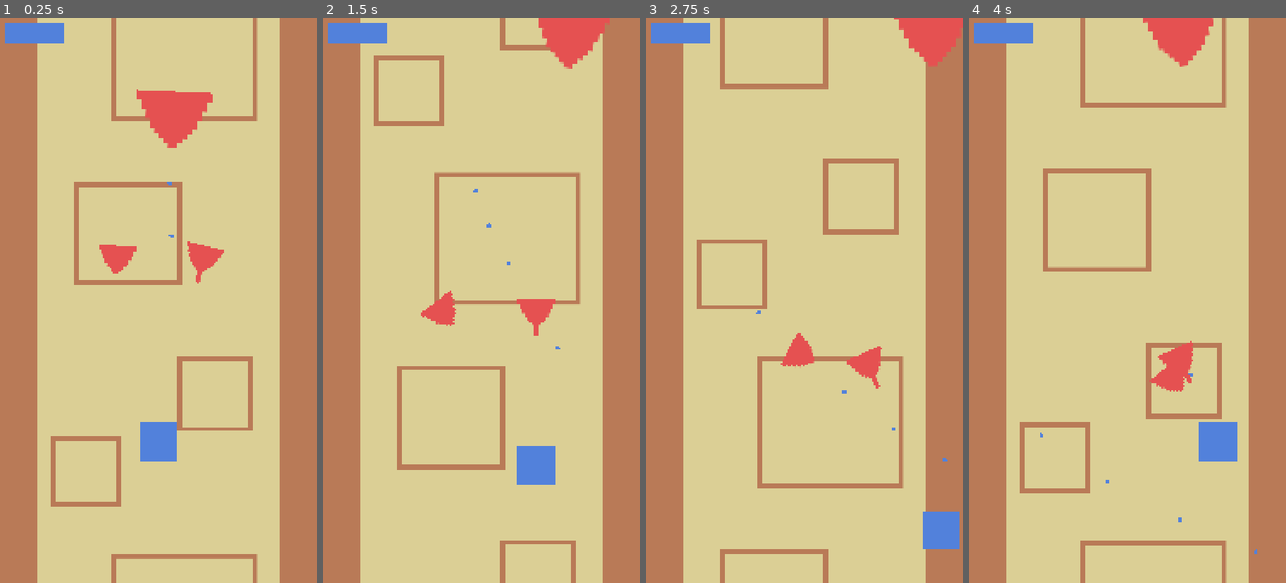
Above: before the commit, frames 1-4 (left to right).
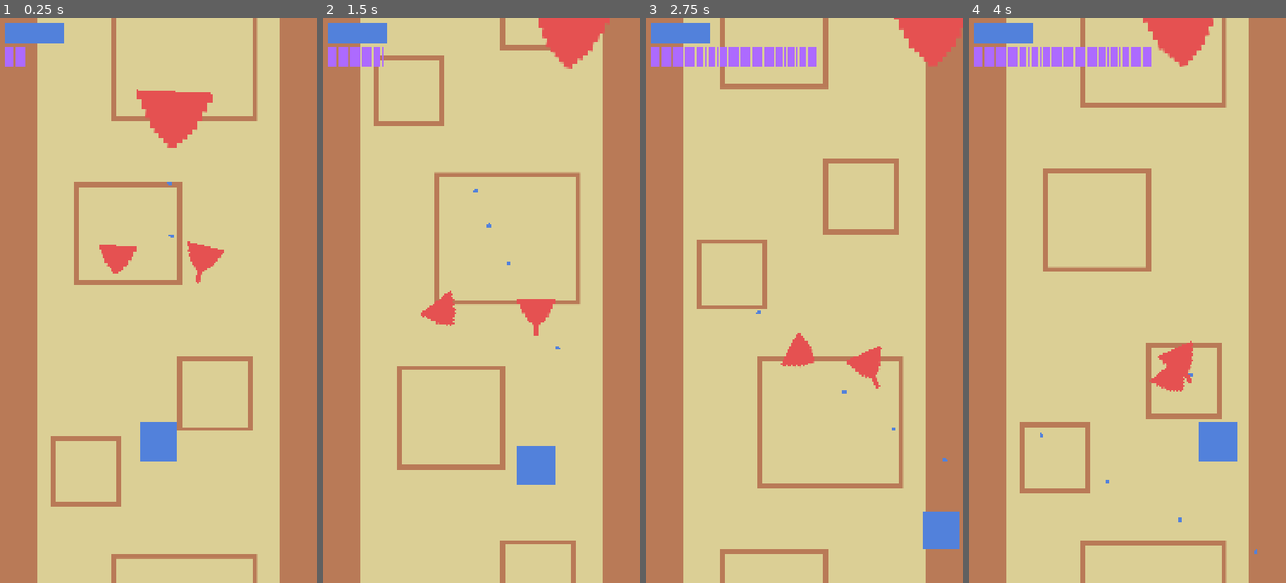
Above: after the commit, the same moments.

Repository: cormacoshaughnessey-maker/PanthersArcade
Game: Godot game, scene res://Scenes/game.tscn
Same seed, same stepped clock (60 frames per second), same inputs: the game is played once before the commit and once after it.
Inputs:
- Up to frame 1 (0.25 s): no input
- Up to frame 2 (1.5 s): hold Right (right) 0.53-1.28 s; hold Space (rewind) 0.53-1.28 s; hold Down (down) from 1.28 s (still down); tap Space (rewind) at 1.35 s
- Up to frame 3 (2.75 s): release Down (down) at 2.03 s; hold Right (right) from 2.03 s (still down); hold Space (rewind) from 2.03 s (still down)
- Up to frame 4 (4 s): release Right (right) at 2.78 s; release Space (rewind) at 2.78 s; hold Up (up) 2.78-3.53 s; tap Space (rewind) at 2.85 s; hold Left (left) from 3.53 s (still down); hold Space (rewind) from 3.53 s (still down)

The runs differ from the first frame. In frame 1, 0.2% of the frame differs, in the area x 1-8%, y 5-9%; in frame 2, 0.5%; in frame 3, 1.5%; in frame 4, 1.6%, in the area x 1-58%, y 5-9%.

Commit message:
Rewind UI
Added the rewinding UI, and reorganized much of the UI variable naming

Diff:
--- a/panthers-arcade-game/Scenes/game.tscn
+++ b/panthers-arcade-game/Scenes/game.tscn
@@ -3,17 +3,22 @@
 [ext_resource type="Script" uid="uid://ckublskq5hvs" path="res://Scripts/game.gd" id="1_ebmjs"]
 [ext_resource type="PackedScene" uid="uid://ca1svep8rjsyl" path="res://Scenes/player.tscn" id="2_qxrlw"]
 [ext_resource type="PackedScene" uid="uid://clsccskxsea5v" path="res://Scenes/background.tscn" id="2_wrm1d"]
+[ext_resource type="PackedScene" uid="uid://c0482jq0w4hj8" path="res://Scenes/rewind_ui.tscn" id="3_v158k"]
 [ext_resource type="PackedScene" uid="uid://b14fm4l40xmdf" path="res://Scenes/mini_boss.tscn" id="3_wowpa"]
-[ext_resource type="PackedScene" path="res://Scenes/melee_enemy.tscn" id="3_wrm1d"]
+[ext_resource type="PackedScene" uid="uid://d4liq15hqbanc" path="res://Scenes/melee_enemy.tscn" id="3_wrm1d"]
 [ext_resource type="PackedScene" uid="uid://xcg3ukav2yrf" path="res://Scenes/ranged_enemy.tscn" id="4_3dryh"]
-[ext_resource type="PackedScene" uid="uid://bojuqgkgr8idp" path="res://Scenes/ui.tscn" id="5_ui"]
+[ext_resource type="PackedScene" uid="uid://bojuqgkgr8idp" path="res://Scenes/health_ui.tscn" id="5_ui"]
 
 [node name="Game" type="Node2D" unique_id=1653535691]
 script = ExtResource("1_ebmjs")
 
 [node name="UI" type="CanvasLayer" parent="." unique_id=1082573101]
 
-[node name="UI" parent="UI" unique_id=143631567 instance=ExtResource("5_ui")]
+[node name="HealthUI" parent="UI" unique_id=143631567 instance=ExtResource("5_ui")]
+
+[node name="RewindUI" parent="UI" unique_id=1882639345 instance=ExtResource("3_v158k")]
+offset_top = 80.0
+offset_bottom = 80.0
 
 [node name="Background" parent="." unique_id=1810696300 instance=ExtResource("2_wrm1d")]
 z_index = -1
--- a/panthers-arcade-game/Scenes/ui.tscn
+++ b/panthers-arcade-game/Scenes/health_ui.tscn
@@ -1,8 +1,8 @@
-[gd_scene load_steps=0 format=3 uid="uid://bojuqgkgr8idp"]
+[gd_scene format=3 uid="uid://bojuqgkgr8idp"]
 
-[ext_resource type="Script" uid="uid://bb3vg7g3erix0" path="res://Scripts/ui.gd" id="1_fyqef"]
+[ext_resource type="Script" uid="uid://bb3vg7g3erix0" path="res://Scripts/health_ui.gd" id="1_fyqef"]
 
-[node name="UI" type="Control" unique_id=143631567]
+[node name="HealthUI" type="Control" unique_id=143631567]
 layout_mode = 3
 anchors_preset = 15
 anchor_right = 1.0
--- a/panthers-arcade-game/Scenes/melee_enemy.tscn
+++ b/panthers-arcade-game/Scenes/melee_enemy.tscn
@@ -1,23 +1,24 @@
-[gd_scene load_steps=4 format=3 uid="uid://melee_enemy_scene"]
+[gd_scene format=3 uid="uid://d4liq15hqbanc"]
 
-[ext_resource type="Script" path="res://Scripts/melee_enemy.gd" id="1_melee"]
-[ext_resource type="Texture2D" path="res://Assets/placeholder_enemymelee.png" id="2_melee_sprite"]
+[ext_resource type="Script" uid="uid://i8spamjtirbh" path="res://Scripts/melee_enemy.gd" id="1_melee"]
+[ext_resource type="Texture2D" uid="uid://yjhcmpuxu7xe" path="res://Assets/placeholder_enemymelee.png" id="2_melee_sprite"]
 
 [sub_resource type="RectangleShape2D" id="RectangleShape2D_melee"]
-size = Vector2(14, 14)
+size = Vector2(128, 96)
 
-[node name="MeleeEnemy" type="Area2D"]
+[node name="MeleeEnemy" type="Area2D" unique_id=821670863]
 collision_layer = 4
 collision_mask = 6
 script = ExtResource("1_melee")
 
-[node name="Sprite2D" type="Sprite2D" parent="."]
+[node name="Sprite2D" type="Sprite2D" parent="." unique_id=1320726342]
 texture = ExtResource("2_melee_sprite")
 
-[node name="CollisionShape2D" type="CollisionShape2D" parent="."]
+[node name="CollisionShape2D" type="CollisionShape2D" parent="." unique_id=1242031307]
+position = Vector2(0, 16)
 shape = SubResource("RectangleShape2D_melee")
 
-[node name="AttackCooldownTimer" type="Timer" parent="."]
+[node name="AttackCooldownTimer" type="Timer" parent="." unique_id=1914923527]
 one_shot = true
 
 [connection signal="timeout" from="AttackCooldownTimer" to="." method="_on_attack_cooldown_timeout"]
--- a/panthers-arcade-game/Scenes/mini_boss.tscn
+++ b/panthers-arcade-game/Scenes/mini_boss.tscn
@@ -1,26 +1,27 @@
-[gd_scene load_steps=5 format=3 uid="uid://b14fm4l40xmdf"]
+[gd_scene format=3 uid="uid://b14fm4l40xmdf"]
 
 [ext_resource type="Script" uid="uid://8juapsflucfb" path="res://Scripts/mini_boss.gd" id="1_boss"]
 [ext_resource type="Texture2D" uid="uid://yjhcmpuxu7xe" path="res://Assets/placeholder_enemymelee.png" id="2_boss_sprite"]
 [ext_resource type="PackedScene" path="res://Scenes/enemy_projectile.tscn" id="3_projectile"]
 
 [sub_resource type="RectangleShape2D" id="RectangleShape2D_boss"]
-size = Vector2(32, 32)
+size = Vector2(256, 192)
 
-[node name="MiniBoss" type="Area2D"]
+[node name="MiniBoss" type="Area2D" unique_id=1144880074]
 collision_layer = 4
 collision_mask = 6
 script = ExtResource("1_boss")
 projectile_scene = ExtResource("3_projectile")
 
-[node name="Sprite2D" type="Sprite2D" parent="."]
+[node name="Sprite2D" type="Sprite2D" parent="." unique_id=2100710076]
 scale = Vector2(2, 2)
 texture = ExtResource("2_boss_sprite")
 
-[node name="CollisionShape2D" type="CollisionShape2D" parent="."]
+[node name="CollisionShape2D" type="CollisionShape2D" parent="." unique_id=1159600075]
+position = Vector2(0, 32)
 shape = SubResource("RectangleShape2D_boss")
 
-[node name="AttackCooldownTimer" type="Timer" parent="."]
+[node name="AttackCooldownTimer" type="Timer" parent="." unique_id=452442178]
 one_shot = true
 
 [connection signal="timeout" from="AttackCooldownTimer" to="." method="_on_attack_cooldown_timeout"]
--- a/panthers-arcade-game/Scenes/ranged_enemy.tscn
+++ b/panthers-arcade-game/Scenes/ranged_enemy.tscn
@@ -5,7 +5,7 @@
 [ext_resource type="PackedScene" path="res://Scenes/enemy_projectile.tscn" id="3_projectile"]
 
 [sub_resource type="RectangleShape2D" id="RectangleShape2D_ranged"]
-size = Vector2(14, 14)
+size = Vector2(128, 88)
 
 [node name="RangedEnemy" type="Area2D" unique_id=1792074240]
 collision_layer = 4
@@ -17,6 +17,7 @@
 texture = ExtResource("2_ranged_sprite")
 
 [node name="CollisionShape2D" type="CollisionShape2D" parent="." unique_id=1031176663]
+position = Vector2(0, 20)
 shape = SubResource("RectangleShape2D_ranged")
 
 [node name="AttackCooldownTimer" type="Timer" parent="." unique_id=485404331]
--- /dev/null
+++ b/panthers-arcade-game/Scenes/rewind_ui.tscn
@@ -0,0 +1,21 @@
+[gd_scene format=3 uid="uid://c0482jq0w4hj8"]
+
+[ext_resource type="Script" uid="uid://ps7vgdponywd" path="res://Scripts/rewind_ui.gd" id="1_jlbts"]
+
+[node name="RewindUI" type="Control" unique_id=143631567]
+layout_mode = 3
+anchors_preset = 15
+anchor_right = 1.0
+anchor_bottom = 1.0
+grow_horizontal = 2
+grow_vertical = 2
+script = ExtResource("1_jlbts")
+metadata/_edit_lock_ = true
+
+[node name="HBoxContainer" type="HBoxContainer" parent="." unique_id=1382136593]
+layout_mode = 0
+offset_left = 20.0
+offset_top = 20.0
+offset_right = 36.0
+offset_bottom = 148.0
+scale = Vector2(0.5, 0.5)
--- /dev/null
+++ b/panthers-arcade-game/Scenes/rewind_ui_bar.tscn
@@ -0,0 +1,13 @@
+[gd_scene format=3 uid="uid://ig0qgqc5fgsu"]
+
+[ext_resource type="Texture2D" uid="uid://cb73xxvag8fqd" path="res://Assets/Rewind_Bar.png" id="1_h8u8m"]
+
+[node name="RewindUIBar" type="TextureRect" unique_id=928836512]
+anchors_preset = 15
+anchor_right = 1.0
+anchor_bottom = 1.0
+offset_right = -1064.0
+offset_bottom = -1792.0
+grow_horizontal = 2
+grow_vertical = 2
+texture = ExtResource("1_h8u8m")
--- a/panthers-arcade-game/Scripts/enemy.gd
+++ b/panthers-arcade-game/Scripts/enemy.gd
@@ -58,7 +58,7 @@
 	if not invulnerable:
 		current_health -= amount
 		invulnerable = true
-		await get_tree().create_timer(0.2).timeout
+		await get_tree().create_timer(0.5).timeout
 		invulnerable = false
 		# TODO: play hurt animation or effect here
 	if current_health <= 0:
--- a/panthers-arcade-game/Scripts/game.gd
+++ b/panthers-arcade-game/Scripts/game.gd
@@ -1,15 +1,19 @@
 extends Node2D
 
-@onready var hud = $UI/UI
-
+@onready var health_ui = $UI/HealthUI
+@onready var rewind_ui = $UI/RewindUI
+@onready var player = $Player
 
  # INFO: Variable for the lives the player has remaining, with an accompanying set function which updates the UI
 var lives = 3:
 	set(value):
 		lives = value
-		hud.init_lives(lives)
-
+		health_ui.init_lives(lives)
 
  # INFO: Function run only once when the game starts running
 func _ready():
 	lives = 3
+
+func _physics_process(delta: float) -> void:
+	rewind_ui.fill_rewind_bar(player.rewind_data_length()/2)
+	pass
--- a/panthers-arcade-game/Scripts/ui.gd
+++ b/panthers-arcade-game/Scripts/health_ui.gd
@@ -6,7 +6,9 @@
 
 
  # INFO: Sets the number of lives displayed in the UI to be equal to a new amount
-func init_lives(amount):
+func init_lives(amount:int):
+	if lives.get_children().size() == amount:
+		return
 	for u in lives.get_children():
 		u.queue_free()
 	for i in amount:
--- a/panthers-arcade-game/Scripts/player.gd
+++ b/panthers-arcade-game/Scripts/player.gd
@@ -61,11 +61,16 @@
 
 
 #region Rewind Functions
+ # INFO: Returns the amount of positions saved in the rewind_data array
+func rewind_data_length() -> int:
+	return rewind_data["position"].size()
+
+
  # INFO: Function that saves data to the rewind_data array
 func save_rewind_data(_delta: float) -> void:
 	if not rewinding:
 		rewind_data["position"].append(global_position)
-		if rewind_data["position"].size() > max_rewind_length:
+		if rewind_data_length() > max_rewind_length:
 			rewind_data["position"].pop_front()
 	#print(rewind_data)
 	pass
@@ -74,7 +79,7 @@
  # INFO: Function which moves the player 1 position back along the rewind_data array
 func rewind() -> void:
 	if not rewind_on_cooldown:
-		if rewind_data["position"].size() > 0:
+		if rewind_data_length() > 0:
 			hitbox.disabled = true
 			rewinding = true
 			global_position = rewind_data["position"].pop_back()
@@ -99,7 +104,7 @@
 
 # INFO: Spawns a trail of projections from the player along the path of rewinding
 func spawn_projection_trail() -> void:
-	for i in rewind_data["position"].size():
+	for i in rewind_data_length():
 		if i % 10 == 0:
 			spawn_projection(rewind_data["position"].get(i))
 
@@ -113,12 +118,13 @@
 
  # INFO: Begin the cooldown on rewinding, and set rewind_on_cooldown to true
 func start_rewind_cooldown() -> void:
-	hitbox.disabled = false
 	rewinding = false
 	rewind_on_cooldown = true
 	rewind_cooldown_timer.start()
 	get_tree().call_group("player_projections", "queue_free")
 	rewind_attacks()
+	await get_tree().create_timer(0.5).timeout
+	hitbox.disabled = false
 
 
  # INFO: End of the cooldown on rewinding, sets rewind_on_cooldown to false
--- a/panthers-arcade-game/Scripts/rewind_attack.gd
+++ b/panthers-arcade-game/Scripts/rewind_attack.gd
@@ -2,7 +2,7 @@
 
 class_name RewindAttack
 
-@export var damage := 10.0
+@export var damage := 100.0
 
 var hitbox : CollisionShape2D
 
@@ -15,9 +15,9 @@
 func _enter_tree() -> void:
 	hitbox = $CollisionShape2D
 	hitbox.disabled = false
-	await get_tree().create_timer(0.1).timeout
+	await get_tree().create_timer(0.3).timeout
 	hitbox.disabled = true
-	await get_tree().create_timer(0.4).timeout
+	await get_tree().create_timer(0.2).timeout
 	self.queue_free()
 
 
--- /dev/null
+++ b/panthers-arcade-game/Scripts/rewind_ui.gd
@@ -0,0 +1,16 @@
+extends Control
+
+var rewind_bar_scene := preload("res://Scenes/rewind_ui_bar.tscn")
+
+@onready var h_box_container := $HBoxContainer
+
+
+ # INFO: Sets the number of lives displayed in the UI to be equal to a new amount
+func fill_rewind_bar(amount:int):
+	if h_box_container.get_children().size() == amount:
+		return
+	for u in h_box_container.get_children():
+		u.queue_free()
+	for i in amount:
+		var ul = rewind_bar_scene.instantiate()
+		h_box_container.add_child(ul)
Binary file added: panthers-arcade-game/Assets/Rewind_Bar.png
Not shown, added: panthers-arcade-game/Assets/Rewind_Bar.png.import
Renamed: panthers-arcade-game/Scripts/ui.gd.uid -> panthers-arcade-game/Scripts/health_ui.gd.uid
Not shown, added: panthers-arcade-game/Scripts/rewind_ui.gd.uid
